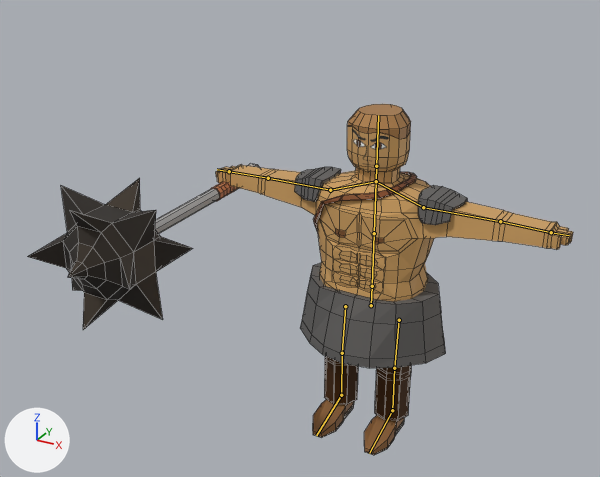
The Blender file models/cards/Frederic_the_Fearless.blend as it was, and as the next commit left it.
Both versions are drawn from a 50 mm camera at (1.72, -4.05, 3.1) aimed at (-0.2, -0.56, 1.35). Arrows for +X, +Y and +Z are at lower left; the lights stay in place. The picture after the commit comes second. Both versions are drawn at frame 1 of the action 'Idle'; the numbers are the values there. The bones that change, and the others that lie on the model, are drawn over the model as lines. Mesh edges are drawn as thin lines.

Names of what the first picture shows: 'FredericTheFearless.007'.
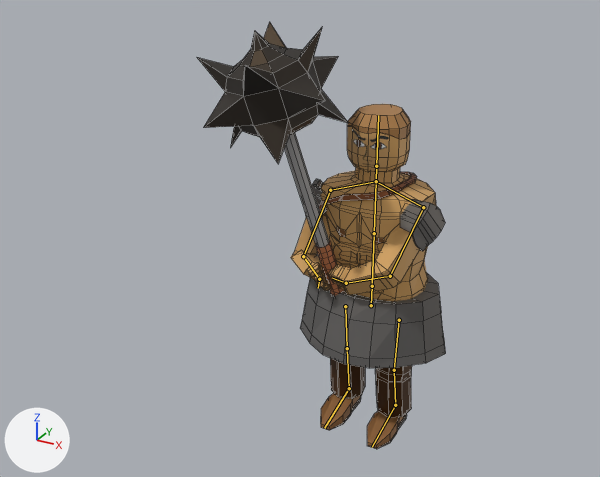
Location of each change, [x1, y1, x2, y2] in pixels of the pictures (600 x 477 px):
'FredericTheFearless.007', posed (54% narrower, 22% taller): before [28, 104, 573, 455]; after [197, 22, 446, 449]
bone 'A1.L', root to tip: before (423, 207) to (500, 221); after (423, 207) to (390, 276)
bone 'E.L', root to tip: before (500, 221) to (551, 232); after (390, 276) to (346, 283)
bone 'Hand.L', root to tip: before (551, 232) to (569, 235); after (346, 283) to (332, 278)
bone 'A1.R', root to tip: before (330, 190) to (268, 178); after (330, 190) to (303, 256)
bone 'E.R', root to tip: before (268, 178) to (229, 171); after (303, 256) to (319, 279)
bone 'Hand.R', root to tip: before (229, 171) to (217, 169); after (319, 279) to (318, 288)

What changed in the scene script:
```text
Change bone_a1_l:
    where bone_a1_l = bpy.data.objects['FredericTheFearless'].pose.bones['A1.L']  # child of 'A.L'
    bone_a1_l.rotation_quaternion: (1.0, 0.0, 0.0, 0.0) -> (0.623, 0.349, -0.184, -0.675)  # degrees (0, 0, 0) -> degrees (45, 14, -89)
Change bone_e_l:
    where bone_e_l = bpy.data.objects['FredericTheFearless'].pose.bones['E.L']  # child of 'A1.L'
    bone_e_l.rotation_quaternion: (1.0, 0.0, 0.0, 0.0) -> (0.841, 0.009, 0.084, -0.535)  # degrees (0, 0, 0) -> degrees (-4, 9, -65)
Change bone_hand_l:
    where bone_hand_l = bpy.data.objects['FredericTheFearless'].pose.bones['Hand.L']  # child of 'E.L'
    bone_hand_l.rotation_quaternion: (1.0, 0.0, 0.0, 0.0) -> (0.971, 0.151, -0.021, -0.184)  # degrees (0, 0, 0) -> degrees (18, 1, -21)
Change bone_a1_r:
    where bone_a1_r = bpy.data.objects['FredericTheFearless'].pose.bones['A1.R']  # child of 'A.R'
    bone_a1_r.rotation_quaternion: (1.0, 0.0, 0.0, 0.0) -> (0.787, 0.208, -0.007, 0.581)  # degrees (0, 0, 0) -> degrees (19, -15, 70)
Change bone_e_r:
    where bone_e_r = bpy.data.objects['FredericTheFearless'].pose.bones['E.R']  # child of 'A1.R'
    bone_e_r.rotation_quaternion: (1.0, 0.0, 0.0, 0.0) -> (0.702, 0.343, 0.309, 0.543)  # degrees (0, 0, 0) -> degrees (55, 4, 77)
Change bone_hand_r:
    where bone_hand_r = bpy.data.objects['FredericTheFearless'].pose.bones['Hand.R']  # child of 'E.R'
    bone_hand_r.rotation_quaternion: (1.0, 0.0, 0.0, 0.0) -> (0.922, 0.144, -0.297, -0.202)  # degrees (0, 0, 0) -> degrees (26, -29, -32)
Change bone_iklegpole_l:
    where bone_iklegpole_l = bpy.data.objects['FredericTheFearless'].pose.bones['IKLegPole.L']
    bone_iklegpole_l.location: (0.0, 0.0, 0.0) -> (-0.057, 0.0, -0.001)
Change bone_iktarget_l:
    where bone_iktarget_l = bpy.data.objects['FredericTheFearless'].pose.bones['IKTarget.L']
    bone_iktarget_l.location: (0.0, 0.0, 0.0) -> (0.002, 0.043, -0.014)
Change bone_iklegpole_r:
    where bone_iklegpole_r = bpy.data.objects['FredericTheFearless'].pose.bones['IKLegPole.R']
    bone_iklegpole_r.location: (0.0, 0.0, 0.0) -> (0.088, 0.002, -0.004)
Change bone_iktarget_r:
    where bone_iktarget_r = bpy.data.objects['FredericTheFearless'].pose.bones['IKTarget.R']
    bone_iktarget_r.location: (0.0, 0.0, 0.0) -> (-0.009, 0.086, 0.004)
```
